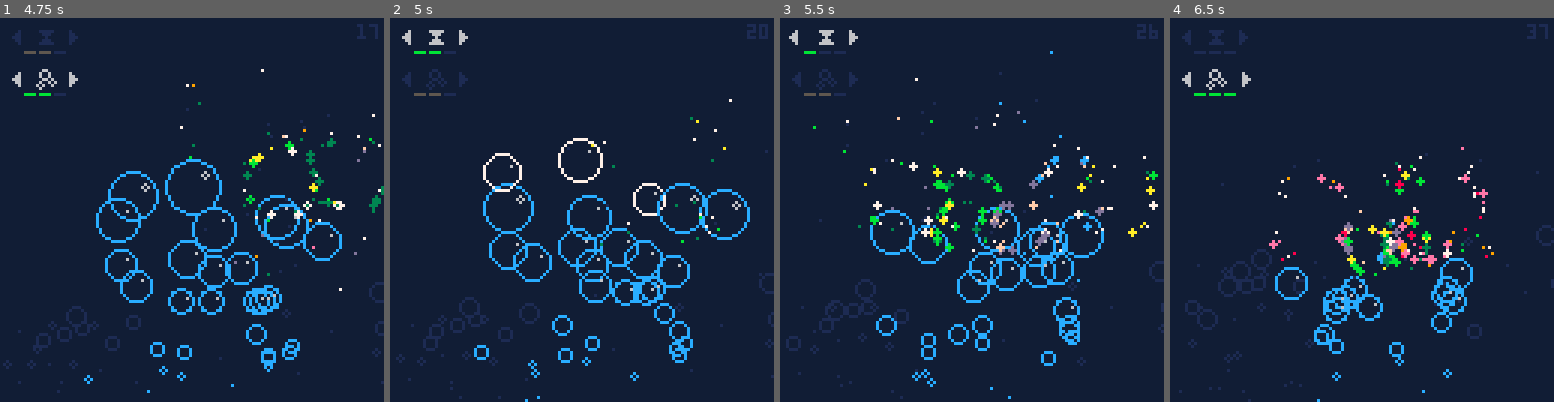
Above: before the commit, frames 1-4 (left to right).
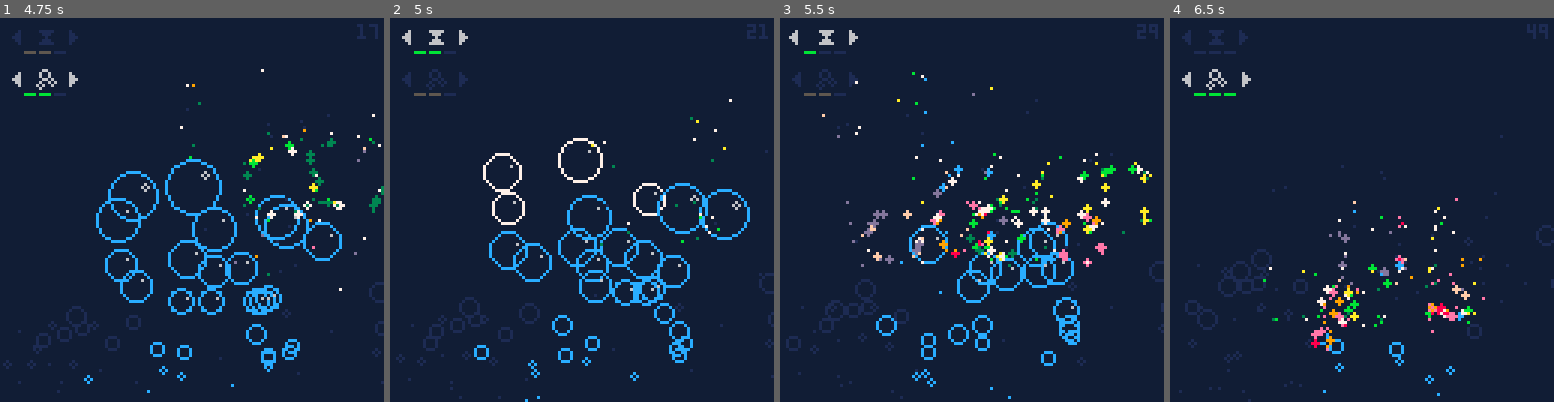
Above: after the commit, the same moments.

Repository: beardedsakimonkey/bubble_pop.p8
Game: PICO-8 cartridge bubble_pop.p8
The game is run twice, just before and just after one commit, with the same random seed, the same clock (stepped at 60 frames per second) and the same inputs.
Inputs:
- Up to frame 1 (4.75 s): tap X (X key) at 0.33, 1.07, 1.85, 2.97, 4.08 s; tap O (Z key) at 0.7, 1.7, 2.1, 2.5, 2.9, 3.3, 3.7, 4.1, 4.5 s; hold Right 1.6-2.1 s; hold Up 2.15-2.42 s; hold Right 2.47-3.03 s; hold Left 3.08-3.58 s; hold Down 3.63-3.97 s; hold Right 4.02-4.68 s; hold Up from 4.73 s (still down)
- Up to frame 2 (5 s): keep holding Up; tap O (Z key) at 4.9 s
- Up to frame 3 (5.5 s): release Up at 5.03 s; hold Left from 5.08 s (still down); tap X (X key) at 5.2 s; tap O (Z key) at 5.3 s
- Up to frame 4 (6.5 s): release Left at 5.68 s; tap O (Z key) at 5.7, 6.1 s; hold Down 5.73-6.03 s; hold Right from 6.08 s (still down); tap X (X key) at 6.32 s

Frame 1 is identical in both runs. In frame 2, 0.5% of the frame differs, in the area x 24-99%, y 1-56%; in frame 3, 4.9%; in frame 4, 4.9%, in the area x 13-98%, y 1-100%.

Commit message:
exponential multipop

Diff:
--- a/bubble_pop.lua
+++ b/bubble_pop.lua
@@ -212,7 +212,7 @@
 	local v = cfgs[i].v
 	for j=1,3 do
 		local x = x+(j-1)*5
-		rectfill(x, y, x+3, y, v>=j and Green or DarkBlue)
+		line(x, y, x+3, y, v>=j and Green or DarkBlue)
 	end
 	pal(0)
 end
@@ -237,7 +237,7 @@
 end
 
 function pop_bubbles()
-	for _=0,cfgs[multipop].v do
+	for _=1,shl(1, cfgs[multipop].v) do
 		local bbl = highest_bubble()
 		if bbl then
 			score+=1
